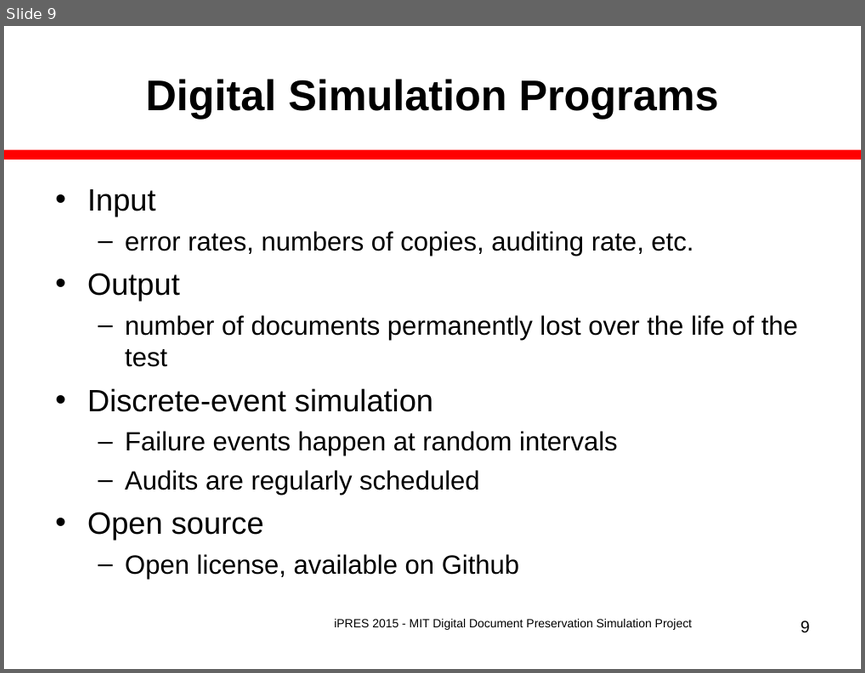
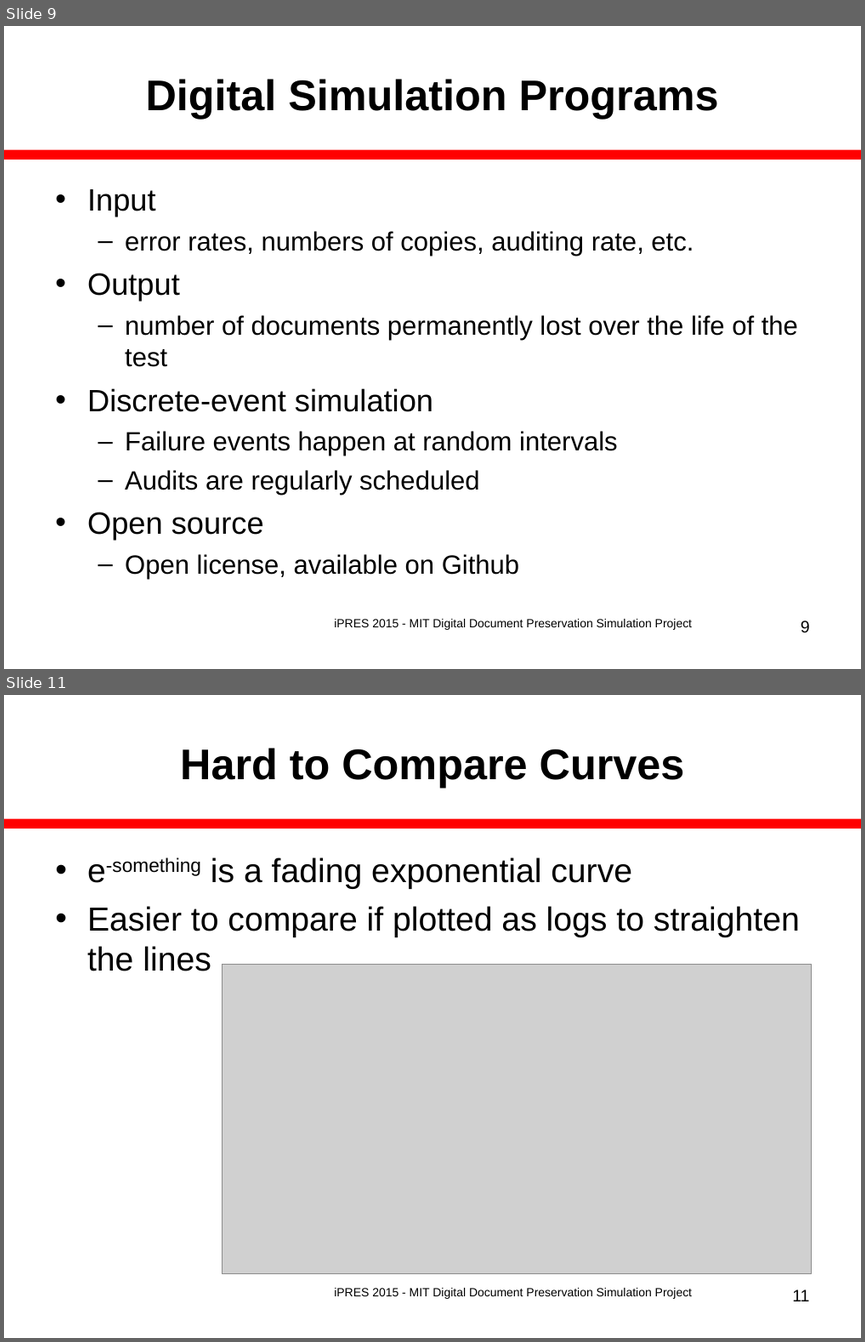
Before and after one commit to MIT-Informatics/PreservationSimulation, a slide deck: shelf/docs/Slides_iPres2015Nov.ppt. Shown one above the other, each under a label of ours: slide 9 before the commit, slides 9 and 11 after it; the slides between them are not shown. The pictures are 865x673 and 865x1342 pixels, drawn with LibreOffice and Linux fonts; fonts in the diff are those of the drawing; grey boxes stand for pictures. Boxes give left, top, right and bottom in pixels: in the first picture for what was removed or moved away, otherwise in the second. Text is boxed around its words. In the diff, an @@ line names an element or a change of style, - is before the commit and + after.

Commit message:
Make final, we hope, changes to slides for NDSA presentation at UNC: - percentage scale on losses, - fake zeros on abscissae, - new curves for recessions and institutional failure losses, - minor wording changes.

```diff
--- a/shelf/docs/Slides_iPres2015Nov.ppt
+++ b/shelf/docs/Slides_iPres2015Nov.ppt
@@ slide 11 added at bbox=[4, 695, 861, 1338], background #FFFFFF; not listed: 1 template element that a slide beside it also shows @@
@@ title added at bbox=[180, 748, 685, 788], 36 pt, text #000000, bold @@
+Hard to Compare Curves
@@ text added at bbox=[87, 857, 800, 971], 28 pt, text #000000 @@
+• e-something is a fading exponential curve
+• Easier to compare if plotted as logs to straighten the lines
@@ picture added at bbox=[222, 964, 811, 1273] @@
@@ text added at bbox=[334, 1287, 692, 1299], 10 pt, text #000000 @@
+iPRES 2015 - MIT Digital Document Preservation Simulation Project
@@ page number added at bbox=[792, 1289, 809, 1301], 14 pt, text #000000 @@
+11
```
Also in this commit, not shown: 10 slides changed, 10 other files.
